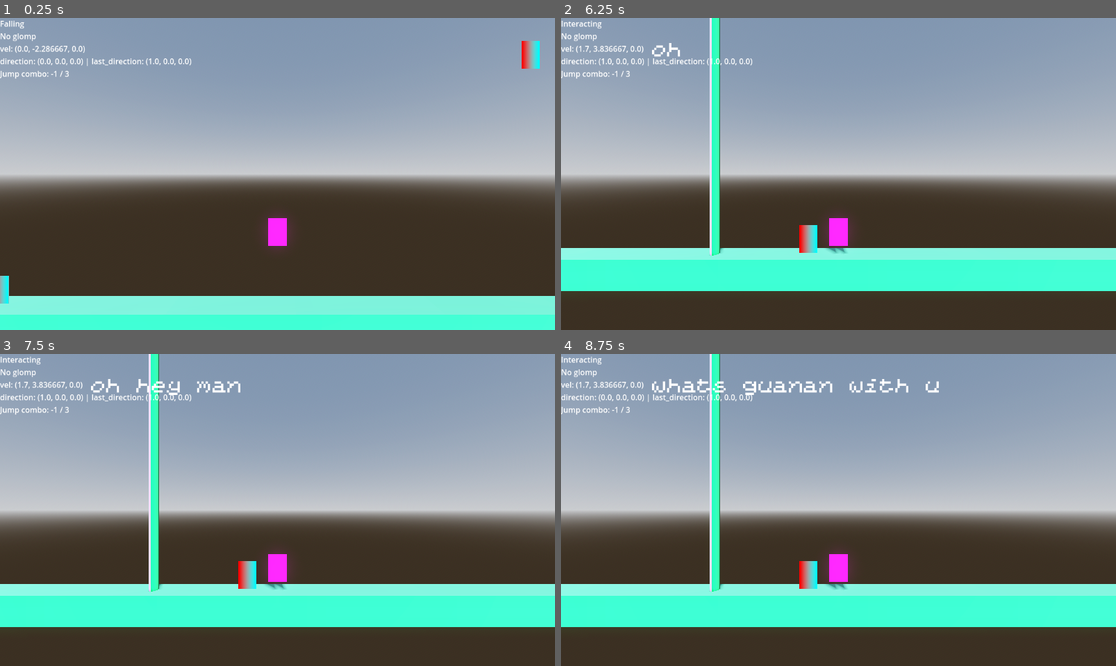
Above: before the commit, frames 1-4 (two rows, left to right).
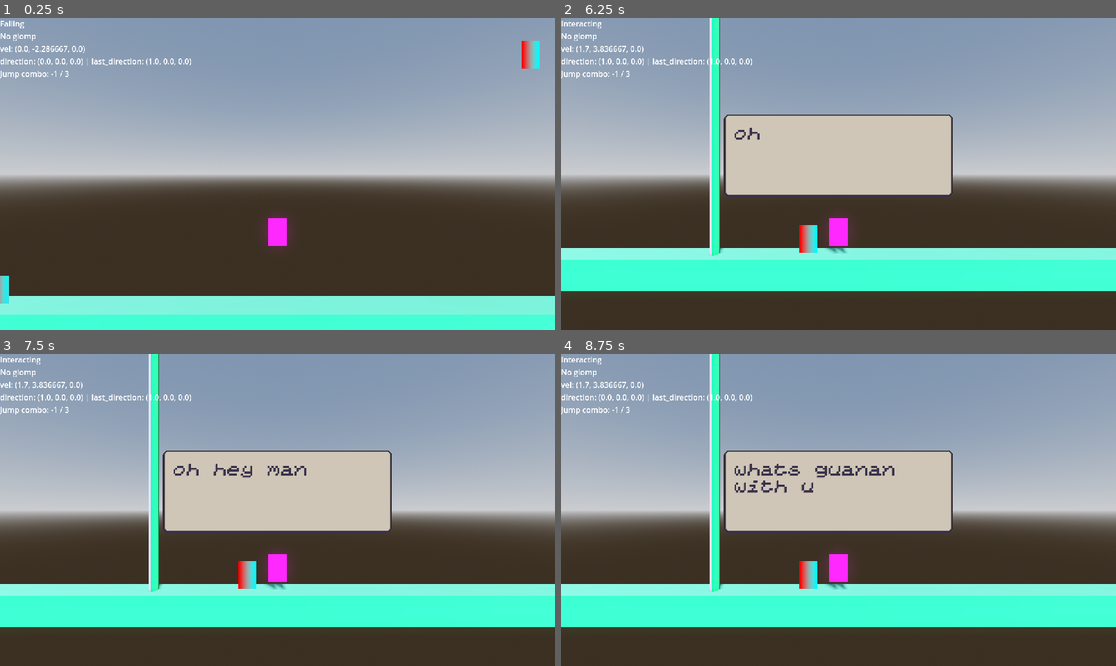
Above: after the commit, the same moments.

Repository: b3e3e3/ultimate-glomp
Game: Godot game, scene res://sandbox.tscn
Two runs of this game, one before a commit and one after it. Both use one fixed random seed, a clock stepped at 60 frames per second and the inputs below.
Inputs (mouse positions are in pixels of both pictures, inside the frame that each line leads up to):
- Up to frame 1 (0.25 s): no input
- Up to frame 2 (6.25 s): tap Enter at 0.5, 2.85 s; move the mouse to (960, 158) at 0.52 s; hold D (move_right) 0.53-1.28 s; tap E (interact) at 0.6, 1.55, 2.1, 3.05, 3.8, 4.55, 5.3, 6.05 s; click (960, 158) at 0.67 s; tap Space (jump) at 0.77, 1.52, 3.02, 3.5, 3.77, 4.52, 6.02 s; move the mouse to (727, 189) at 1.27 s; hold S (move_down) 1.28-2.03 s; click (727, 189) at 1.35 s; move the mouse to (894, 105) at 2.02 s; hold D (move_right) 2.03-2.78 s; move the mouse to (810, 236) at 2.77 s; hold W (move_up) 2.78-3.53 s; click (810, 236) at 2.92 s; move the mouse to (1005, 220) at 3.52 s; hold A (move_left) 3.53-5.03 s; tap Keypad Enter at 3.6 s; move the mouse to (672, 127) at 4.27 s; tap C at 4.35 s; move the mouse to (866, 174) at 5.02 s; hold S (move_down) 5.03-5.78 s; tap Tab at 5.1 s; click (866, 174) at 5.17 s; move the mouse to (755, 96) at 5.77 s; hold D (move_right) from 5.78 s (still down); tap R at 5.85 s
- Up to frame 3 (7.5 s): move the mouse to (277, 425) at 6.52 s; release D (move_right) at 6.53 s; hold W (move_up) 6.53-7.28 s; tap E (interact) at 6.6 s; click (277, 425) at 6.67 s; tap Space (jump) at 6.77 s; tap Enter at 7.25 s; move the mouse to (166, 525) at 7.27 s; hold D (move_right) from 7.28 s (still down); click (166, 525) at 7.35 s
- Up to frame 4 (8.75 s): tap Space (jump) at 7.52 s; tap E (interact) at 7.55, 8.1 s; move the mouse to (894, 441) at 8.02 s; release D (move_right) at 8.03 s; hold S (move_down) from 8.03 s (still down)

The runs differ from the first frame. In frame 1, 0.2% of the frame differs, in the area x 0-35%, y 0-20%; in frame 2, 8.5%; in frame 3, 8.8%; in frame 4, 9.2%, in the area x 0-71%, y 0-58%.

Commit message:
message boxes!!!!

Diff:
--- a/_global.gd
+++ b/_global.gd
@@ -1,4 +1,6 @@
 extends Node
+
+const message_box_scene: PackedScene = preload("res://ui/message_box.tscn")
 
 @export var current_level: Level
 
@@ -7,3 +9,16 @@
 
 func create_timer(time_sec: float, process_always: bool = true, process_in_physics: bool = false, ignore_time_scale: bool = false):
 	return tree.create_timer(time_sec, process_always, process_in_physics, ignore_time_scale)
+
+func create_message_box(position: Vector2, box_scene: PackedScene = message_box_scene) -> MessageBox:
+	var message_box := box_scene.instantiate()
+
+	self.current_level.hud_canvas.add_child(message_box)
+	message_box.position = position
+	message_box.position.y -= 160
+
+	return message_box
+
+func pos2screen(position: Vector3) -> Vector2:
+	var cam := get_viewport().get_camera_3d()
+	return cam.unproject_position(position)
--- a/character/character.gd
+++ b/character/character.gd
@@ -21,10 +21,10 @@
 @export var JUMP_VELOCITY: Vector3 = Vector3(0, 4.0, 0)
 @export var WALL_SLIDE_SPEED: float = 1.0
 
+@export var gravity_enabled: bool = true
+@export var move_enabled: bool = true
+
 var remaining_jumps: int = 0
-
-var gravity_enabled: bool = true
-var move_enabled: bool = true
 
 var _direction: Vector3 = Vector3.RIGHT
 
--- a/character/player/state/interacting.gd
+++ b/character/player/state/interacting.gd
@@ -23,9 +23,6 @@
 	interact_area.finished.disconnect(_on_interaction_finished)
 	interact_area.stepped.disconnect(_on_interaction_stepped)
 
-	character.move_enabled = true
-	character.gravity_enabled = true
-
 func on_update(_delta: float) -> void:
 	if check_for_interacting() and interact_area.current_interaction:
 		interact_area.step.call_deferred()
--- a/character/player/topdown/state/idle.gd
+++ b/character/player/topdown/state/idle.gd
@@ -3,6 +3,9 @@
 @onready var moving_state: State = $"../Moving"
 @onready var interacting_state: State = $"../Interacting"
 
+
+func on_enter(_previous_state: State, _data := {}) -> void:
+	player.move_enabled = true
 
 func on_physics_update(_delta: float) -> void:
 	if check_for_moving():
--- a/character/player/topdown/state/moving.gd
+++ b/character/player/topdown/state/moving.gd
@@ -10,7 +10,9 @@
 	if check_for_interacting():
 		goto(interacting_state)
 
-func on_physics_update(_delta: float) -> void:
+func on_physics_update(delta: float) -> void:
+	super.on_physics_update(delta)
+
 	movement = controller.get_multi_input()
 
 	if check_for_moving():
--- a/character/player/topdown/top_down_player.tscn
+++ b/character/player/topdown/top_down_player.tscn
@@ -20,6 +20,7 @@
 [node name="TopDownPlayer" type="CharacterBody3D"]
 motion_mode = 1
 script = ExtResource("1_kg0ws")
+gravity_enabled = false
 metadata/_custom_type_script = "uid://dgnur1076hmgj"
 
 [node name="Sprite" type="Sprite3D" parent="."]
--- a/equipment/topdown_sandbox.tscn
+++ b/equipment/topdown_sandbox.tscn
@@ -1,13 +1,10 @@
-[gd_scene load_steps=17 format=3 uid="uid://5a426kydcant"]
+[gd_scene load_steps=13 format=3 uid="uid://5a426kydcant"]
 
 [ext_resource type="Script" uid="uid://t1qlum4l30q5" path="res://level.gd" id="1_xkc80"]
 [ext_resource type="PackedScene" uid="uid://b3igd3a7jqodm" path="res://character/player/topdown/top_down_player.tscn" id="2_l4rn0"]
 [ext_resource type="Script" uid="uid://djwj7b2cn65ud" path="res://interact/interaction_trigger.gd" id="4_peklp"]
 [ext_resource type="Script" uid="uid://ctivwyfwka2ys" path="res://player_controller.gd" id="4_xkc80"]
 [ext_resource type="Script" uid="uid://bp75ylxcq7yed" path="res://interact/test_msg_interaction.gd" id="5_peklp"]
-[ext_resource type="FontFile" uid="uid://dhh2ymkrlkluo" path="res://fonts/CursedScriptDemo-Bold.ttf" id="6_e6t1c"]
-[ext_resource type="FontFile" uid="uid://dywmb2u01jfek" path="res://fonts/CursedScriptDemo.ttf" id="7_wauep"]
-[ext_resource type="Script" uid="uid://ddt3x6c27j3nv" path="res://ui/typewriter_label.gd" id="8_wauep"]
 
 [sub_resource type="Gradient" id="Gradient_16mkr"]
 colors = PackedColorArray(0.08590173, 0.023329917, 0, 1, 0.31644037, 0.22125904, 0.12794405, 1)
@@ -35,14 +32,6 @@
 
 [sub_resource type="BoxShape3D" id="BoxShape3D_4n3rb"]
 size = Vector3(0.64, 0, 0.64)
-
-[sub_resource type="Theme" id="Theme_2bod6"]
-default_font = ExtResource("6_e6t1c")
-RichTextLabel/constants/line_separation = -24
-RichTextLabel/constants/paragraph_separation = -24
-RichTextLabel/font_sizes/normal_font_size = 72
-RichTextLabel/fonts/bold_font = ExtResource("6_e6t1c")
-RichTextLabel/fonts/normal_font = ExtResource("7_wauep")
 
 [node name="Level" type="Node3D" node_paths=PackedStringArray("player_controller")]
 script = ExtResource("1_xkc80")
@@ -91,22 +80,3 @@
 
 [node name="CollisionShape3D" type="CollisionShape3D" parent="Person/InteractTriggerArea"]
 shape = SubResource("BoxShape3D_4n3rb")
-
-[node name="CanvasLayer" type="CanvasLayer" parent="."]
-
-[node name="TypewriterLabel" type="RichTextLabel" parent="CanvasLayer"]
-anchors_preset = -1
-anchor_left = 0.1640625
-anchor_top = 0.049382716
-anchor_right = 0.8359375
-anchor_bottom = 0.40123457
-theme = SubResource("Theme_2bod6")
-bbcode_enabled = true
-text = "Hello world!
-Hello world!
-Hello world!"
-scroll_active = false
-scroll_following_visible_characters = true
-visible_characters_behavior = 1
-script = ExtResource("8_wauep")
-metadata/_edit_use_anchors_ = true
--- a/interact/interact_area.gd
+++ b/interact/interact_area.gd
@@ -38,6 +38,7 @@
 		if a.has_method(&"get_interaction"):
 			# current_interaction = a.interact(self)
 			current_interaction = a.get_interaction()
+			current_interaction.initialize(owner)
 			current_interaction.start()
 			break
 
--- a/interact/interaction.gd
+++ b/interact/interaction.gd
@@ -27,3 +27,5 @@
 func on_step() -> void: finish()
 func on_update(_delta: float) -> void: pass
 func on_finish() -> void: pass
+
+func initialize(_owner: Node3D): pass
--- a/interact/test_msg_interaction.gd
+++ b/interact/test_msg_interaction.gd
@@ -9,29 +9,33 @@
 
 var msg_idx: int = 0
 
-var label: TypewriterLabel
+# var label: TypewriterLabel
+var box: MessageBox
 
 
 func on_start() -> void:
 	msg_idx = -1
-	label = Global.current_level.get_node(^"CanvasLayer/TypewriterLabel")
 
 	next_message()
+
+func initialize(owner: Node3D):
+	box = Global.create_message_box(Global.pos2screen(owner.global_position))
 
 func next_message() -> void:
 	if not messages.is_empty():
 		if msg_idx < messages.size() - 1:
 			msg_idx += 1
-			label.start_typewriter(messages[msg_idx])
+			box.start_message(messages[msg_idx])
 			return
 
 	finish()
 
 func on_step() -> void:
-	if label.is_typewriter_finished():
+	if box.label.is_typewriter_finished():
 		next_message()
 	else:
-		label.skip_typewriter()
+		box.skip()
 
 func on_finish() -> void:
-	label.visible = false
+	await box.finish()
+	box = null
--- a/level.gd
+++ b/level.gd
@@ -3,5 +3,12 @@
 # @export var player_prefab: PackedScene = preload("res://player.tscn")
 @export var player_controller: PlayerController
 
+@onready var hud_canvas := CanvasLayer.new()
+
+
 func _enter_tree() -> void:
 	Global.current_level = self
+
+func _ready() -> void:
+	hud_canvas.name = &"HUDCanvasLayer"
+	add_child(hud_canvas)
--- a/project.godot
+++ b/project.godot
@@ -103,4 +103,5 @@
 
 [rendering]
 
+textures/canvas_textures/default_texture_filter=0
 renderer/rendering_method="mobile"
--- a/sandbox.tscn
+++ b/sandbox.tscn
@@ -7,9 +7,6 @@
 [ext_resource type="Script" uid="uid://g5u0h5mi4tm8" path="res://player_camera.gd" id="5_rjrbw"]
 [ext_resource type="Script" uid="uid://djwj7b2cn65ud" path="res://interact/interaction_trigger.gd" id="6_44b12"]
 [ext_resource type="Script" uid="uid://bp75ylxcq7yed" path="res://interact/test_msg_interaction.gd" id="7_0fpt2"]
-[ext_resource type="FontFile" uid="uid://dhh2ymkrlkluo" path="res://fonts/CursedScriptDemo-Bold.ttf" id="8_tctsc"]
-[ext_resource type="FontFile" uid="uid://dywmb2u01jfek" path="res://fonts/CursedScriptDemo.ttf" id="9_ai2o8"]
-[ext_resource type="Script" uid="uid://ddt3x6c27j3nv" path="res://ui/typewriter_label.gd" id="10_luwg1"]
 
 [sub_resource type="ProceduralSkyMaterial" id="ProceduralSkyMaterial_rvmsc"]
 sky_horizon_color = Color(0.66224277, 0.6717428, 0.6867428, 1)
@@ -109,14 +106,6 @@
 [sub_resource type="BoxShape3D" id="BoxShape3D_tctsc"]
 size = Vector3(0.72, 0.72, 0.72)
 
-[sub_resource type="Theme" id="Theme_nmhe3"]
-default_font = ExtResource("8_tctsc")
-RichTextLabel/constants/line_separation = -24
-RichTextLabel/constants/paragraph_separation = -24
-RichTextLabel/font_sizes/normal_font_size = 72
-RichTextLabel/fonts/bold_font = ExtResource("8_tctsc")
-RichTextLabel/fonts/normal_font = ExtResource("9_ai2o8")
-
 [node name="Level" type="Node3D" node_paths=PackedStringArray("player_controller")]
 script = ExtResource("1_rvmsc")
 player_controller = NodePath("PlayerController")
@@ -243,21 +232,4 @@
 
 [node name="CanvasLayer" type="CanvasLayer" parent="."]
 
-[node name="TypewriterLabel" type="RichTextLabel" parent="CanvasLayer"]
-anchors_preset = -1
-anchor_left = 0.1640625
-anchor_top = 0.049382716
-anchor_right = 0.8359375
-anchor_bottom = 0.40123457
-theme = SubResource("Theme_nmhe3")
-bbcode_enabled = true
-text = "Hello world!
-Hello world!
-Hello world!"
-scroll_active = false
-scroll_following_visible_characters = true
-visible_characters_behavior = 1
-script = ExtResource("10_luwg1")
-metadata/_edit_use_anchors_ = true
-
 [editable path="Enemy2"]
--- /dev/null
+++ b/ui/message_box.gd
@@ -0,0 +1,18 @@
+class_name MessageBox extends Control
+
+@export var label: TypewriterLabel
+
+
+func finish():
+	# TODO: tween or something
+	queue_free()
+	label.visible = false
+
+func skip():
+	label.skip_typewriter()
+
+func start_message(msg: String):
+	# label.visible = false
+	# TODO: tween or something
+	label.visible = true
+	label.start_typewriter(msg)
--- /dev/null
+++ b/ui/message_box.tscn
@@ -0,0 +1,66 @@
+[gd_scene load_steps=7 format=3 uid="uid://duudlxykimp30"]
+
+[ext_resource type="Texture2D" uid="uid://cj4dya31o8epj" path="res://equipment/assets/textbox.png" id="1_otacr"]
+[ext_resource type="Script" uid="uid://c7jktvjd1h2c4" path="res://ui/message_box.gd" id="1_ucgcf"]
+[ext_resource type="FontFile" uid="uid://dhh2ymkrlkluo" path="res://fonts/CursedScriptDemo-Bold.ttf" id="2_dnhui"]
+[ext_resource type="FontFile" uid="uid://dywmb2u01jfek" path="res://fonts/CursedScriptDemo.ttf" id="3_ucgcf"]
+[ext_resource type="Script" uid="uid://ddt3x6c27j3nv" path="res://ui/typewriter_label.gd" id="4_rb4f6"]
+
+[sub_resource type="Theme" id="Theme_hnhlf"]
+default_font = ExtResource("2_dnhui")
+RichTextLabel/constants/line_separation = -12
+RichTextLabel/constants/paragraph_separation = -24
+RichTextLabel/font_sizes/normal_font_size = 72
+RichTextLabel/fonts/bold_font = ExtResource("2_dnhui")
+RichTextLabel/fonts/normal_font = ExtResource("3_ucgcf")
+
+[node name="CenterContainer" type="CenterContainer" node_paths=PackedStringArray("label")]
+anchors_preset = -1
+anchor_right = 0.41666666
+anchor_bottom = 0.27160493
+grow_horizontal = 2
+grow_vertical = 2
+use_top_left = true
+script = ExtResource("1_ucgcf")
+label = NodePath("NinePatchRect/MarginContainer/TypewriterLabel")
+metadata/_edit_use_anchors_ = true
+
+[node name="NinePatchRect" type="NinePatchRect" parent="."]
+custom_minimum_size = Vector2(480, 176)
+layout_mode = 2
+size_flags_horizontal = 3
+size_flags_vertical = 3
+texture = ExtResource("1_otacr")
+patch_margin_left = 11
+patch_margin_top = 12
+patch_margin_right = 11
+patch_margin_bottom = 12
+metadata/_edit_use_anchors_ = true
+
+[node name="MarginContainer" type="MarginContainer" parent="NinePatchRect"]
+layout_mode = 1
+anchors_preset = 15
+anchor_right = 1.0
+anchor_bottom = 1.0
+grow_horizontal = 2
+grow_vertical = 2
+theme_override_constants/margin_left = 24
+theme_override_constants/margin_top = 12
+theme_override_constants/margin_right = 24
+theme_override_constants/margin_bottom = 12
+
+[node name="TypewriterLabel" type="RichTextLabel" parent="NinePatchRect/MarginContainer"]
+layout_mode = 2
+theme = SubResource("Theme_hnhlf")
+theme_override_colors/default_color = Color(0.22352941, 0.19215687, 0.29411766, 1)
+theme_override_colors/font_shadow_color = Color(0.1882353, 0.17254902, 0.18039216, 0.36078432)
+theme_override_constants/shadow_outline_size = 1
+theme_override_constants/shadow_offset_x = -1
+theme_override_constants/shadow_offset_y = 1
+theme_override_font_sizes/normal_font_size = 64
+bbcode_enabled = true
+text = "Whatever you do, don't spill the beans. Whatever you do, don't spill the beans"
+scroll_active = false
+scroll_following_visible_characters = true
+visible_characters_behavior = 1
+script = ExtResource("4_rb4f6")
Binary file added: equipment/assets/textbox.aseprite
Binary file added: equipment/assets/textbox.png
Not shown, added: equipment/assets/textbox.png.import
Binary file added: equipment/assets/textbox_bigshadow.png
Not shown, added: equipment/assets/textbox_bigshadow.png.import
Not shown: 1 places in sandbox.tscn that only renumber resources
Not shown, added: ui/message_box.gd.uid
